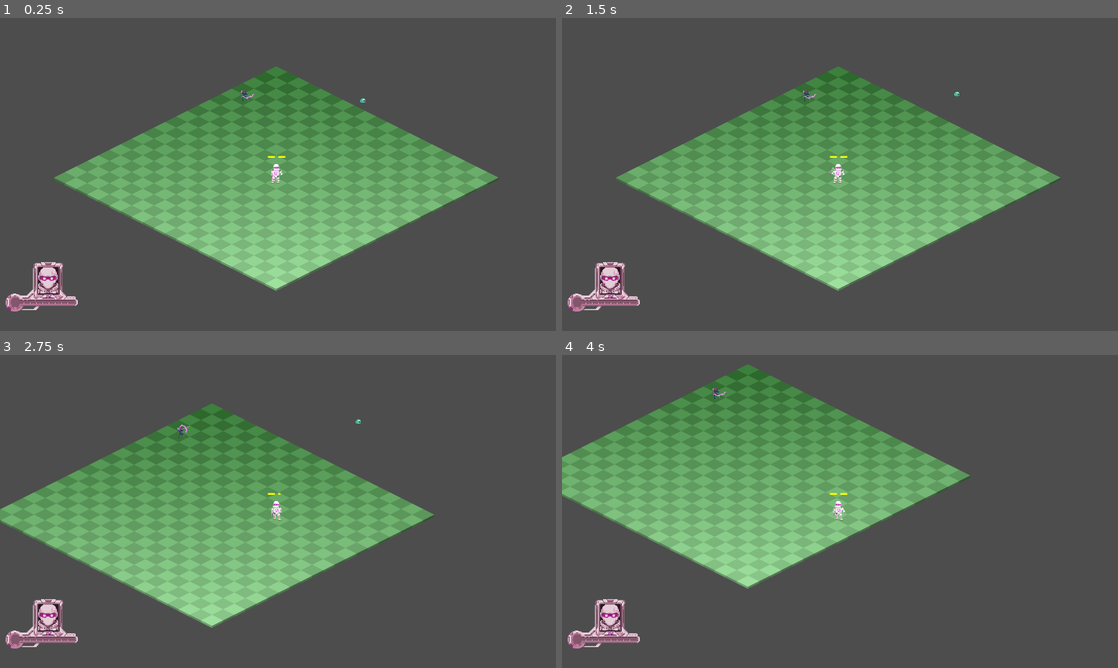
Above: before the commit, frames 1-4 (two rows, left to right).
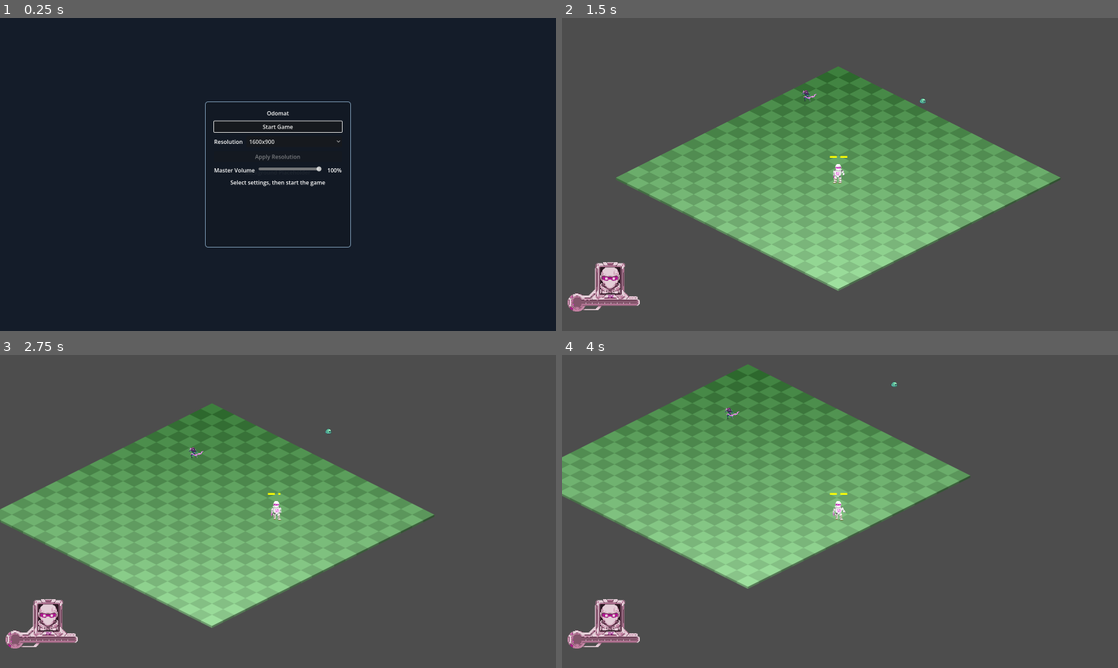
Above: after the commit, the same moments.

Repository: NoeRoberties/Odomat
Game: Godot game, scene res://Scenes/UI/MainMenu/MainMenu.tscn
Same seed, same stepped clock (60 frames per second), same inputs: the game is played once before the commit and once after it. Before the commit the project starts from res://Scenes/Maps/World.tscn.
Inputs (mouse positions are in pixels of both pictures, inside the frame that each line leads up to):
- Up to frame 1 (0.25 s): no input
- Up to frame 2 (1.5 s): click (856, 143) at 0.5 s, where only the run after the commit has a clickable "1600x900"; click (840, 127) at 1.25 s, where only the run after the commit has a clickable "Start Game"
- Up to frame 3 (2.75 s): tap Enter at 2 s; move the mouse to (400, 495) at 2.02 s; hold D (move_right) from 2.03 s (still down); hold Shift (dash) from 2.03 s (still down)
- Up to frame 4 (4 s): move the mouse to (728, 527) at 2.77 s; release D (move_right) at 2.78 s; release Shift (dash) at 2.78 s; hold S (move_down) 2.78-3.53 s; tap Space (interact_npc) at 2.85 s; move the mouse to (895, 442) at 3.52 s; press the mouse at (895, 442) at 3.53 s; hold D (move_right) from 3.53 s (still down)

The runs differ from the first frame. In frame 1, 100% of the frame differs, in the area x 0-100%, y 0-100%; in frame 2, less than 0.1%; in frame 3, 0.1%; in frame 4, less than 0.1%.

Commit message:
[FIX] setting smenu to ba main menu actually. This menu can start the game and edit the resolutiona nd volume settings

Diff:
--- /dev/null
+++ b/godot-project/odomat/Scenes/UI/MainMenu/MainMenu.tscn
@@ -0,0 +1,128 @@
+[gd_scene format=3]
+
+[ext_resource type="Script" path="res://Scripts/UI/MainMenu/main_menu.gd" id="1_h2k81"]
+
+[sub_resource type="StyleBoxFlat" id="StyleBoxFlat_panel"]
+bg_color = Color(0.07, 0.1, 0.14, 0.95)
+
+border_width_left = 2
+border_width_top = 2
+border_width_right = 2
+border_width_bottom = 2
+border_color = Color(0.45, 0.56, 0.66, 1)
+corner_radius_top_left = 8
+corner_radius_top_right = 8
+corner_radius_bottom_right = 8
+corner_radius_bottom_left = 8
+
+[node name="MainMenu" type="CanvasLayer"]
+process_mode = 3
+script = ExtResource("1_h2k81")
+
+[node name="Background" type="ColorRect" parent="."]
+anchors_preset = 15
+anchor_right = 1.0
+anchor_bottom = 1.0
+grow_horizontal = 2
+grow_vertical = 2
+color = Color(0.08, 0.11, 0.16, 1)
+
+[node name="BackgroundPlaceholder" type="Label" parent="Background"]
+anchors_preset = 8
+anchor_left = 0.5
+anchor_top = 0.5
+anchor_right = 0.5
+anchor_bottom = 0.5
+offset_left = -160.0
+offset_top = -18.0
+offset_right = 160.0
+offset_bottom = 18.0
+grow_horizontal = 2
+grow_vertical = 2
+text = "Background Placeholder"
+horizontal_alignment = 1
+
+[node name="CenterContainer" type="CenterContainer" parent="."]
+anchors_preset = 15
+anchor_right = 1.0
+anchor_bottom = 1.0
+grow_horizontal = 2
+grow_vertical = 2
+
+[node name="PanelContainer" type="PanelContainer" parent="CenterContainer"]
+custom_minimum_size = Vector2(420, 420)
+layout_mode = 2
+theme_override_styles/panel = SubResource("StyleBoxFlat_panel")
+
+[node name="MarginContainer" type="MarginContainer" parent="CenterContainer/PanelContainer"]
+layout_mode = 2
+theme_override_constants/margin_left = 24
+theme_override_constants/margin_top = 20
+theme_override_constants/margin_right = 24
+theme_override_constants/margin_bottom = 20
+
+[node name="VBoxContainer" type="VBoxContainer" parent="CenterContainer/PanelContainer/MarginContainer"]
+layout_mode = 2
+theme_override_constants/separation = 12
+
+[node name="Title" type="Label" parent="CenterContainer/PanelContainer/MarginContainer/VBoxContainer"]
+layout_mode = 2
+text = "Odomat"
+horizontal_alignment = 1
+
+[node name="StartGameButton" type="Button" parent="CenterContainer/PanelContainer/MarginContainer/VBoxContainer"]
+unique_name_in_owner = true
+layout_mode = 2
+text = "Start Game"
+
+[node name="ResolutionRow" type="HBoxContainer" parent="CenterContainer/PanelContainer/MarginContainer/VBoxContainer"]
+layout_mode = 2
+theme_override_constants/separation = 10
+
+[node name="ResolutionLabel" type="Label" parent="CenterContainer/PanelContainer/MarginContainer/VBoxContainer/ResolutionRow"]
+layout_mode = 2
+text = "Resolution"
+
+[node name="ResolutionSelector" type="OptionButton" parent="CenterContainer/PanelContainer/MarginContainer/VBoxContainer/ResolutionRow"]
+unique_name_in_owner = true
+layout_mode = 2
+size_flags_horizontal = 3
+
+[node name="ApplyResolutionButton" type="Button" parent="CenterContainer/PanelContainer/MarginContainer/VBoxContainer"]
+unique_name_in_owner = true
+layout_mode = 2
+text = "Apply Resolution"
+
+[node name="VolumeRow" type="HBoxContainer" parent="CenterContainer/PanelContainer/MarginContainer/VBoxContainer"]
+layout_mode = 2
+theme_override_constants/separation = 10
+
+[node name="VolumeLabel" type="Label" parent="CenterContainer/PanelContainer/MarginContainer/VBoxContainer/VolumeRow"]
+layout_mode = 2
+text = "Master Volume"
+
+[node name="VolumeSlider" type="HSlider" parent="CenterContainer/PanelContainer/MarginContainer/VBoxContainer/VolumeRow"]
+unique_name_in_owner = true
+layout_mode = 2
+size_flags_horizontal = 3
+min_value = 0.0
+max_value = 100.0
+step = 1.0
+value = 100.0
+
+[node name="VolumeValueLabel" type="Label" parent="CenterContainer/PanelContainer/MarginContainer/VBoxContainer/VolumeRow"]
+unique_name_in_owner = true
+layout_mode = 2
+text = "100%"
+custom_minimum_size = Vector2(48, 0)
+horizontal_alignment = 2
+
+[node name="Hint" type="Label" parent="CenterContainer/PanelContainer/MarginContainer/VBoxContainer"]
+layout_mode = 2
+text = "Select settings, then start the game"
+horizontal_alignment = 1
+
+[connection signal="pressed" from="CenterContainer/PanelContainer/MarginContainer/VBoxContainer/StartGameButton" to="." method="_on_start_game_button_pressed"]
+[connection signal="item_selected" from="CenterContainer/PanelContainer/MarginContainer/VBoxContainer/ResolutionRow/ResolutionSelector" to="." method="_on_resolution_selector_item_selected"]
+[connection signal="pressed" from="CenterContainer/PanelContainer/MarginContainer/VBoxContainer/ApplyResolutionButton" to="." method="_on_apply_resolution_button_pressed"]
+[connection signal="value_changed" from="CenterContainer/PanelContainer/MarginContainer/VBoxContainer/VolumeRow/VolumeSlider" to="." method="_on_volume_slider_value_changed"]
--- /dev/null
+++ b/godot-project/odomat/Scripts/UI/MainMenu/main_menu.gd
@@ -0,0 +1,95 @@
+extends CanvasLayer
+
+const GAMEPLAY_SCENE_PATH := "res://Scenes/Maps/World.tscn"
+const SUPPORTED_RESOLUTIONS: Array[Vector2i] = [
+	Vector2i(1280, 720),
+	Vector2i(1366, 768),
+	Vector2i(1600, 900),
+	Vector2i(1920, 1080),
+]
+
+@onready var _start_button: Button = %StartGameButton
+@onready var _resolution_selector: OptionButton = %ResolutionSelector
+@onready var _apply_button: Button = %ApplyResolutionButton
+@onready var _volume_slider: HSlider = %VolumeSlider
+@onready var _volume_value_label: Label = %VolumeValueLabel
+
+var _pending_resolution: Vector2i
+var _master_bus_index: int = 0
+
+
+func _ready() -> void:
+	GameState.current_state = GameState.GameState.MENU
+	_master_bus_index = AudioServer.get_bus_index("Master")
+	_populate_resolutions()
+	_select_current_resolution()
+	_pending_resolution = SUPPORTED_RESOLUTIONS[_resolution_selector.selected]
+	_update_apply_button_state()
+	_sync_volume_ui()
+	_start_button.grab_focus()
+
+
+func _populate_resolutions() -> void:
+	_resolution_selector.clear()
+	for resolution: Vector2i in SUPPORTED_RESOLUTIONS:
+		_resolution_selector.add_item("%dx%d" % [resolution.x, resolution.y])
+
+
+func _select_current_resolution() -> void:
+	var current_size: Vector2i = get_window().size
+	for i in SUPPORTED_RESOLUTIONS.size():
+		if SUPPORTED_RESOLUTIONS[i] == current_size:
+			_resolution_selector.select(i)
+			return
+	_resolution_selector.select(0)
+
+
+func _update_apply_button_state() -> void:
+	_apply_button.disabled = (_pending_resolution == get_window().size)
+
+
+func _sync_volume_ui() -> void:
+	var current_volume_db := AudioServer.get_bus_volume_db(_master_bus_index)
+	var current_volume_percent := clampi(int(round(remap(current_volume_db, -80.0, 0.0, 0.0, 100.0))), 0, 100)
+	_volume_slider.value = current_volume_percent
+	_volume_value_label.text = "%d%%" % current_volume_percent
+
+
+func _apply_resolution(resolution: Vector2i) -> void:
+	var window_id := DisplayServer.MAIN_WINDOW_ID
+	DisplayServer.window_set_mode(DisplayServer.WINDOW_MODE_WINDOWED, window_id)
+	DisplayServer.window_set_size(resolution, window_id)
+
+	var window := get_window()
+	window.size = resolution
+
+	var screen := DisplayServer.window_get_current_screen(window_id)
+	var usable_rect: Rect2i = DisplayServer.screen_get_usable_rect(screen)
+	window.position = usable_rect.position + (usable_rect.size - resolution) / 2
+
+	ProjectSettings.set_setting("display/window/size/viewport_width", resolution.x)
+	ProjectSettings.set_setting("display/window/size/viewport_height", resolution.y)
+
+
+func _on_start_game_button_pressed() -> void:
+	GameState.current_state = GameState.GameState.PLAYING
+	get_tree().change_scene_to_file(GAMEPLAY_SCENE_PATH)
+
+
+func _on_resolution_selector_item_selected(index: int) -> void:
+	if index < 0 or index >= SUPPORTED_RESOLUTIONS.size():
+		return
+	_pending_resolution = SUPPORTED_RESOLUTIONS[index]
+	_update_apply_button_state()
+
+
+func _on_apply_resolution_button_pressed() -> void:
+	_apply_resolution(_pending_resolution)
+	_update_apply_button_state()
+
+
+func _on_volume_slider_value_changed(value: float) -> void:
+	var clamped_value := clampf(value, 0.0, 100.0)
+	var volume_db := remap(clamped_value, 0.0, 100.0, -80.0, 0.0)
+	AudioServer.set_bus_volume_db(_master_bus_index, volume_db)
+	_volume_value_label.text = "%d%%" % int(round(clamped_value))
--- a/godot-project/odomat/project.godot
+++ b/godot-project/odomat/project.godot
@@ -11,7 +11,7 @@
 [application]
 
 config/name="Odomat"
-run/main_scene="uid://dv8cblj6o5im1"
+run/main_scene="res://Scenes/UI/MainMenu/MainMenu.tscn"
 config/features=PackedStringArray("4.6", "Forward Plus")
 config/icon="res://icon.svg"
 
Not shown, added: godot-project/odomat/Scripts/UI/MainMenu/main_menu.gd.uid
